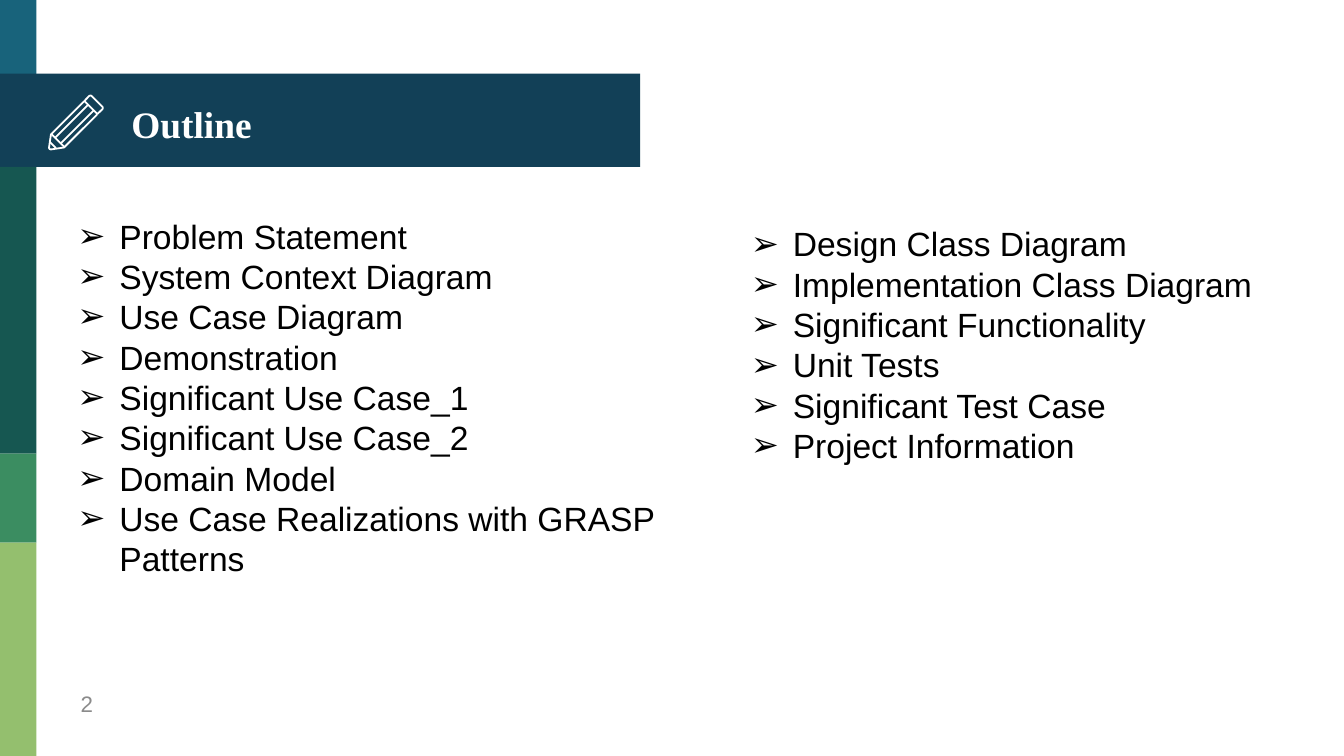
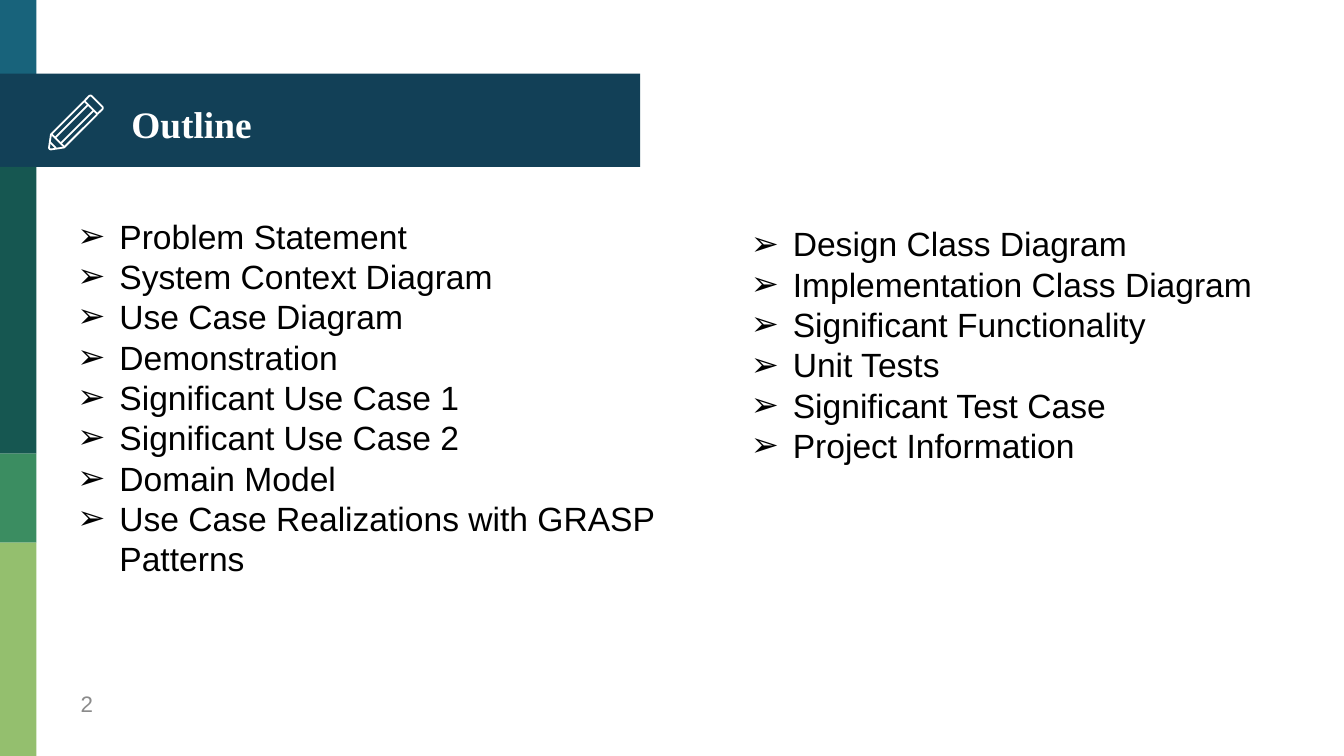
Before and after one commit to HankTwZhong/OOAD, a slide deck: slide 2 of OOAD_Midterm.pptx. Drawn at 1344x756 pixels with LibreOffice and Linux fonts; fonts in the diff are those of the drawing. Boxes give left, top, right and bottom in pixels: in the first picture for what was removed or moved away, otherwise in the second. Text is boxed around its words. In the diff, an @@ line names an element or a change of style, - is before the commit and + after.

```diff
--- a/OOAD_Midterm.pptx
+++ b/OOAD_Midterm.pptx
@@ text at (x1=119, y1=385, x2=459, y2=456): text changed @@
-➢ Significant Use Case_1
-➢ Significant Use Case_2
+➢ Significant Use Case 1
+➢ Significant Use Case 2
```
Also in this commit, not shown: 1 other slide changed, 31 other files.
